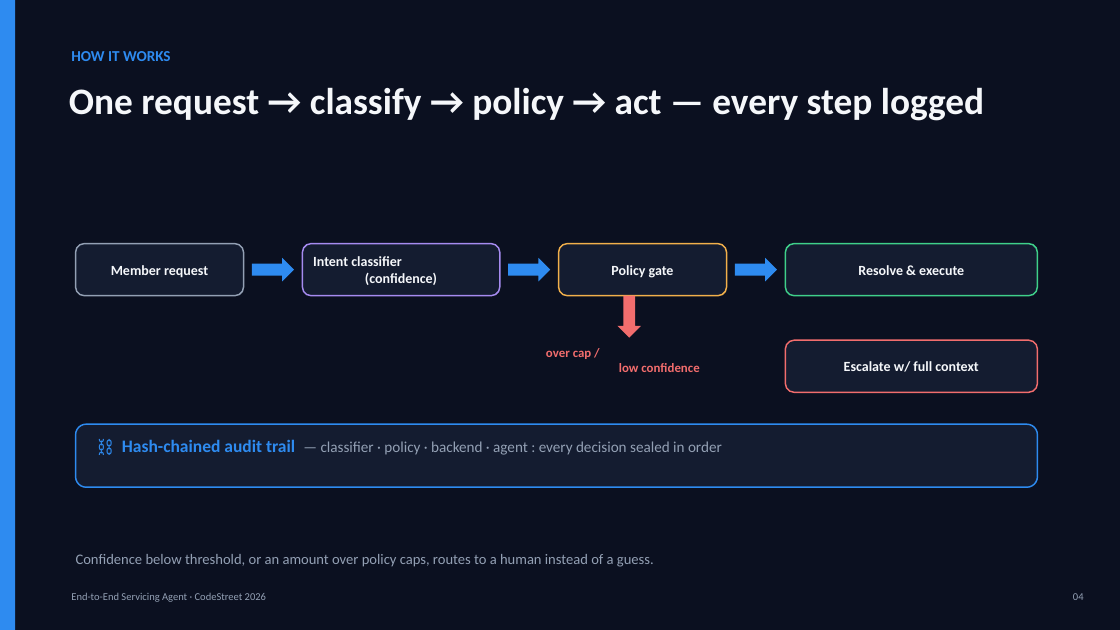
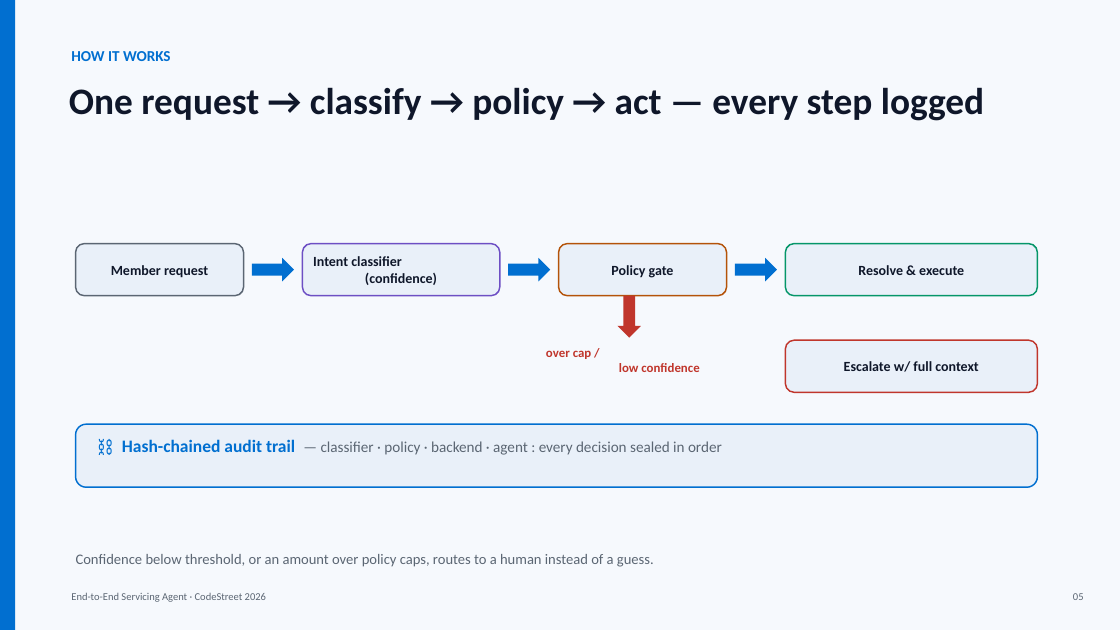
Before and after one commit to VaibhavDangaich/Codestreet_2026, a slide deck: slide 5 of deck/CodeStreet2026_Servicing_Agent.pptx (slide 4 before the commit). Drawn at 1120x630 pixels with LibreOffice and Linux fonts; fonts in the diff are those of the drawing. Boxes give left, top, right and bottom in pixels: in the first picture for what was removed or moved away, otherwise in the second. Text is boxed around its words. In the diff, an @@ line names an element or a change of style, - is before the commit and + after.

Commit message:
Deck: light Amex-branded theme + UI mockup slide (winners' formula)
- Recolor to official Amex palette (Blue #016FD0, Deep Blue #002663) on a light
  background; auto page numbering
- Add slide 4: product / UI mockup (chat + Cases/Audit/Graph dock) — the 'rough
  UI screens' that top teams consistently include
- Fixes for white text on deep-blue fills (metrics header, ask box)
- Now 11 slides: Problem -> HLD -> UI -> LLD/stack -> why-Amex

```diff
--- a/deck/CodeStreet2026_Servicing_Agent.pptx
+++ b/deck/CodeStreet2026_Servicing_Agent.pptx
@@ rectangle at <box>0,0,1120,630</box>: fill #0B1020 to #F6F9FD @@
@@ text "HOW IT WORKS" at <box>71,51,171,61</box>: text colour #2E8BF0 to #016FD0 @@
@@ text "One request → classify → ..." at <box>69,87,984,121</box>: text colour #F5F7FA to #0F172A @@
@@ rounded rectangle "Member request" at <box>76,244,244,296</box>: text colour #F5F7FA to #0F172A; fill #141C30 to #E9F0F9; outline #93A0B4 1.25 pt to #5B6673 1.25 pt @@
@@ rounded rectangle "Intent classifier (confidence)" at <box>302,244,500,296</box>: text colour #F5F7FA to #0F172A; fill #141C30 to #E9F0F9; outline #A68BF0 1.25 pt to #6D4FC4 1.25 pt @@
@@ rounded rectangle "Policy gate" at <box>559,244,727,296</box>: text colour #F5F7FA to #0F172A; fill #141C30 to #E9F0F9; outline #F2B04B 1.25 pt to #B45309 1.25 pt @@
@@ fill #2E8BF0 to #016FD0 in 4 elements at <box>0,0,15,630</box>, <box>252,258,294,281</box>, <box>508,258,550,281</box>, <box>735,258,777,281</box> @@
@@ rounded rectangle "Resolve & execute" at <box>786,244,1038,296</box>: text colour #F5F7FA to #0F172A; fill #141C30 to #E9F0F9; outline #3FD08A 1.25 pt to #059669 1.25 pt @@
@@ down arrow at <box>618,296,641,338</box>: fill #F26D6D to #C0362C @@
@@ text "over cap / low confidence" at <box>546,350,699,372</box>: text colour #F26D6D to #C0362C @@
@@ rounded rectangle "Escalate w/ full context" at <box>786,340,1038,392</box>: text colour #F5F7FA to #0F172A; fill #141C30 to #E9F0F9; outline #F26D6D 1.25 pt to #C0362C 1.25 pt @@
@@ rounded rectangle at <box>76,424,1038,487</box>: fill #141C30 to #E9F0F9; outline #2E8BF0 1.25 pt to #016FD0 1.25 pt @@
@@ text "⛓ Hash-chained audit trail — ..." at <box>122,439,722,455</box>: text colour #2E8BF0 to #016FD0 in "⛓ Hash-chained audit trail"; text colour #93A0B4 to #5B6673 in "— classifier · policy · backend · ..." @@
@@ text "Confidence below threshold, or an ..." at <box>76,554,654,567</box>: text colour #93A0B4 to #5B6673 @@
@@ text "End-to-End Servicing Agent · CodeStreet ..." at <box>71,593,266,602</box>: text colour #93A0B4 to #5B6673 @@
@@ text at <box>1073,593,1084,600</box>: text changed; text colour #93A0B4 to #5B6673 @@
-04
+05
```
Also in this commit, not shown: 9 other slides changed, 1 slide added, 2 other files.
